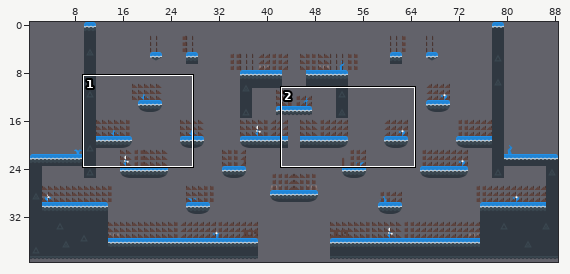
An edit to a level. Tiled map, resources/mapas/mapaHielo.tmx. The picture above shows the old version from afar; the outline marks the close-up.
Close-up. Old version:
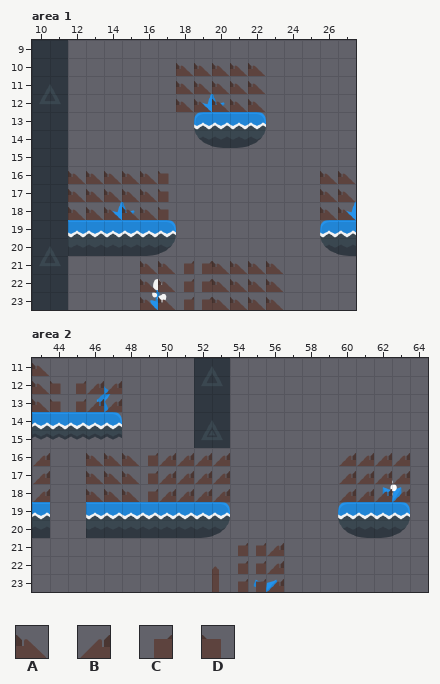
Cells are 32x32 px. Shown: area 1 x 10..27, y 9..23; area 2 x 43..64, y 11..23. The commit also changed other parts of the map, which this record leaves out.
Key: from "tilesheet_complete": A 913, B 914, C 916, D 919.
_ is an empty cell.
Layers that did not change in this view are not listed.
Layer "IA subir" before, area 1, first column x 10:
 9 __________________
10 ________AAAAA_____
11 ________AAAAA_____
12 ________AAAAA_____
13 __________________
14 __________________
15 __________________
16 __AAAAAD________AA
17 __AAAAAD________AA
18 __AAAAAD________AA
19 __________________
20 __________________
21 ______AACCAAAA____
22 ______AACCAAAA____
23 ______AACCAAAA____
Layer "IA subir" before, area 2, first column x 43:
11 A_____________________
12 ADCBB_________________
13 ADCBB_________________
14 ______________________
15 ______________________
16 B__AAACBBBB______BBBB_
17 B__AAACBBBB______BBBB_
18 B__AAACBBBB______BBBB_
19 ______________________
20 ______________________
21 ___________CCB________
22 ___________CCB________
23 ___________CCB________
The same view after the edit:
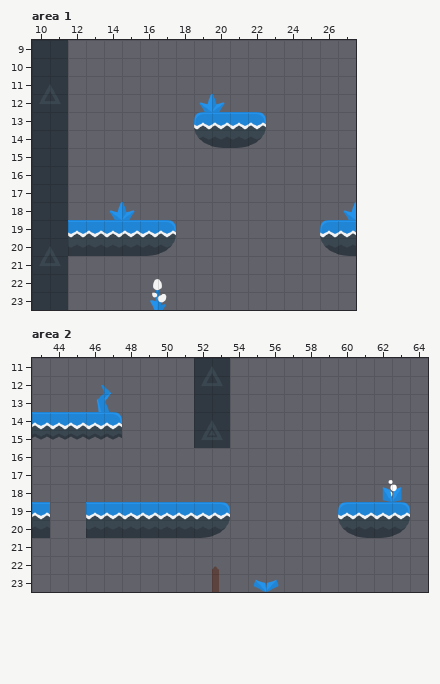
Change:
Layer "IA subir" (now hidden), area 1:
Tile A is removed in rows 10 to 12 at x 18 to 22; in rows 16 to 18 at x 12 to 16 and 26 to 27; in rows 21 to 23 at x 16 to 17 and 20 to 23.
Tile C is removed in rows 21 to 23 at x 18 to 19.
Tile D is removed in rows 16 to 18 at x 17.
Layer "IA subir" (now hidden), area 2:
Tile A is removed in rows 11 to 13 at x 43; in rows 16 to 18 at x 46 to 48.
Tile B is removed in rows 12 to 13 at x 46 to 47; in rows 16 to 18 at x 43, 50 to 53 and 60 to 63; in rows 21 to 23 at x 56.
Tile C is removed in rows 12 to 13 at x 45; in rows 16 to 18 at x 49; in rows 21 to 23 at x 54 to 55.
Tile D is removed in rows 12 to 13 at x 44.
